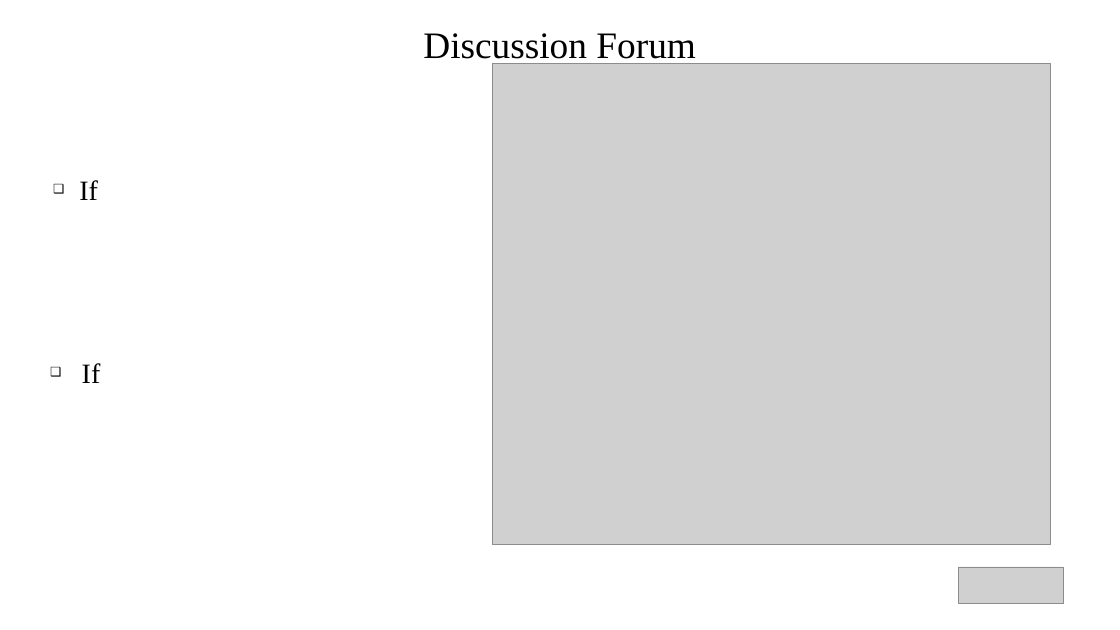
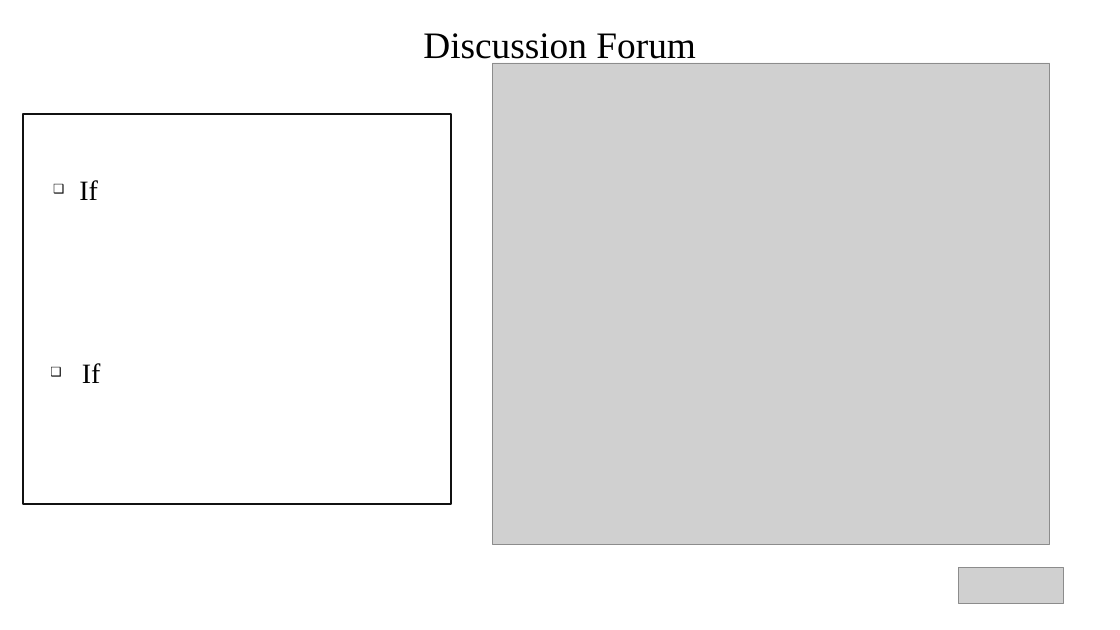
Before and after one commit to DavidRach/CytometryIn_Bioc2026, a slide deck: slide 14 of DavidRach_CytometryInR_BioC2026.pptx (slide 13 before the commit). Drawn at 1120x630 pixels with LibreOffice and Linux fonts; fonts in the diff are those of the drawing; grey boxes stand for pictures. Boxes give left, top, right and bottom in pixels: in the first picture for what was removed or moved away, otherwise in the second. Text is boxed around its words. In the diff, an @@ line names an element or a change of style, - is before the commit and + after.

```diff
--- a/DavidRach_CytometryInR_BioC2026.pptx
+++ b/DavidRach_CytometryInR_BioC2026.pptx
@@ rectangle added at bbox=[24, 113, 451, 504], fill #FFFFFF, outline #111111 1.45 pt @@
```
Also in this commit, not shown: 9 other slides changed, 11 slides added, 10 slides removed, 1 other file.
